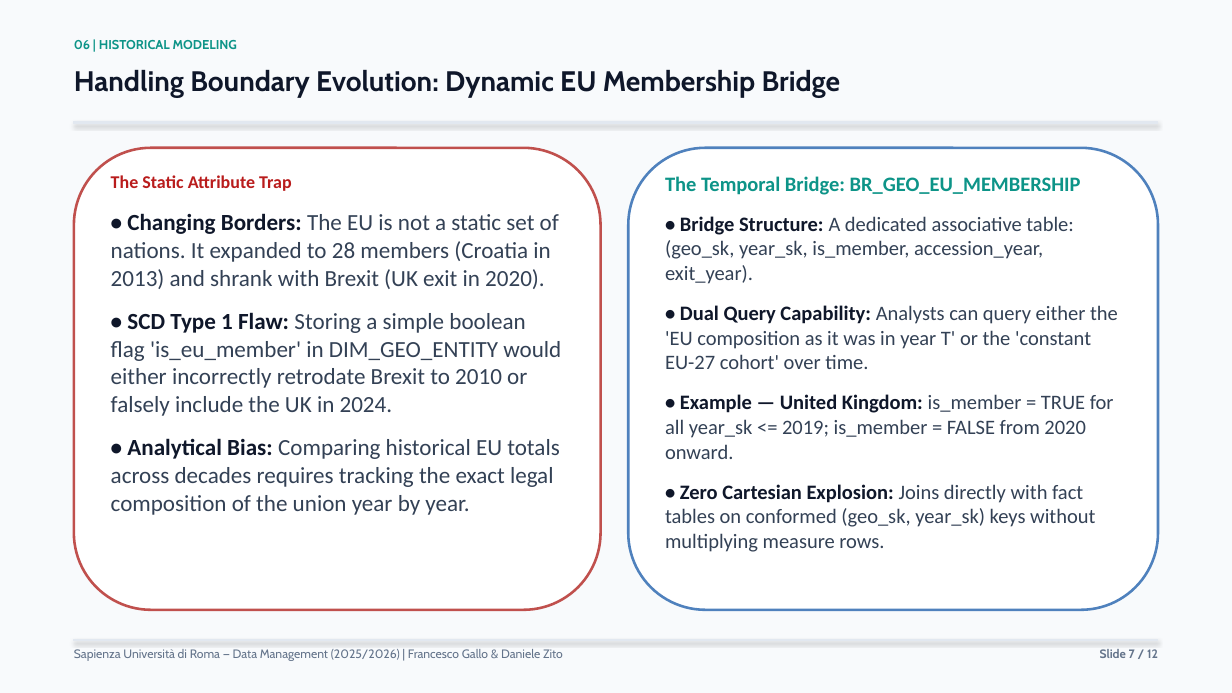
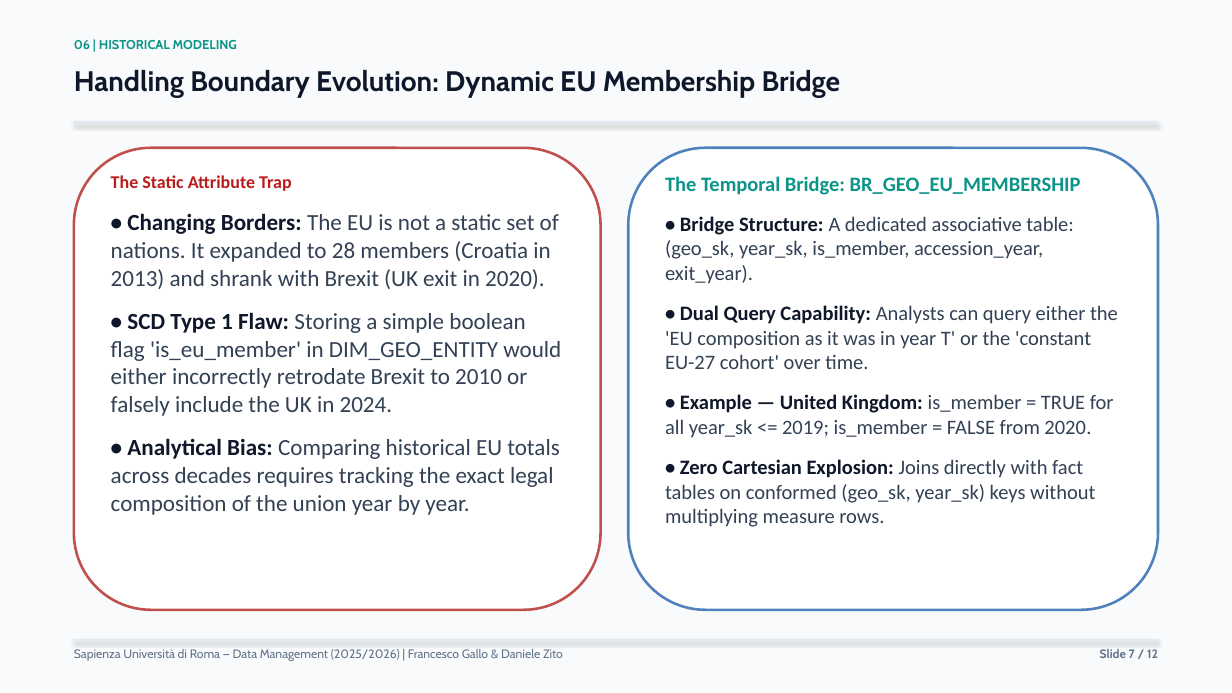
Before and after one commit to francescogallo2708-tech/energy-security-data-warehouse, a slide deck: slide 7 of docs/presentation/energy_security_data_warehouse_presentation.pptx. Drawn at 1232x693 pixels with LibreOffice and Linux fonts; fonts in the diff are those of the drawing. Boxes give left, top, right and bottom in pixels: in the first picture for what was removed or moved away, otherwise in the second. Text is boxed around its words. In the diff, an @@ line names an element or a change of style, - is before the commit and + after.

```diff
--- a/docs/presentation/energy_security_data_warehouse_presentation.pptx
+++ b/docs/presentation/energy_security_data_warehouse_presentation.pptx
@@ text at [665,394,1114,438]: text changed @@
-• Example — United Kingdom: is_member = TRUE for all year_sk <= 2019; is_member = FALSE from 2020 onward.
+• Example — United Kingdom: is_member = TRUE for all year_sk <= 2019; is_member = FALSE from 2020.
```
Also in this commit, not shown: 7 other slides changed, 2 other files.
